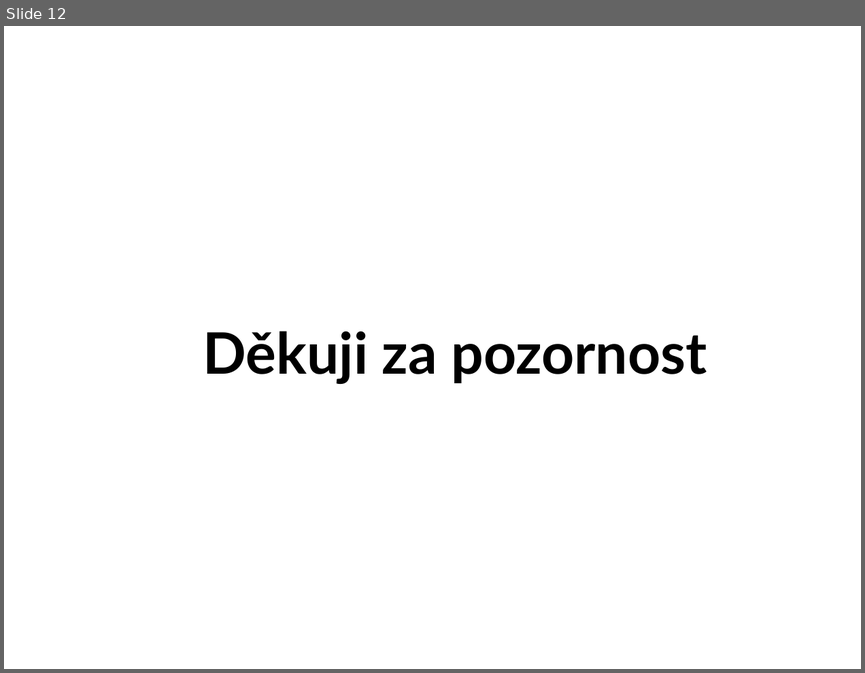
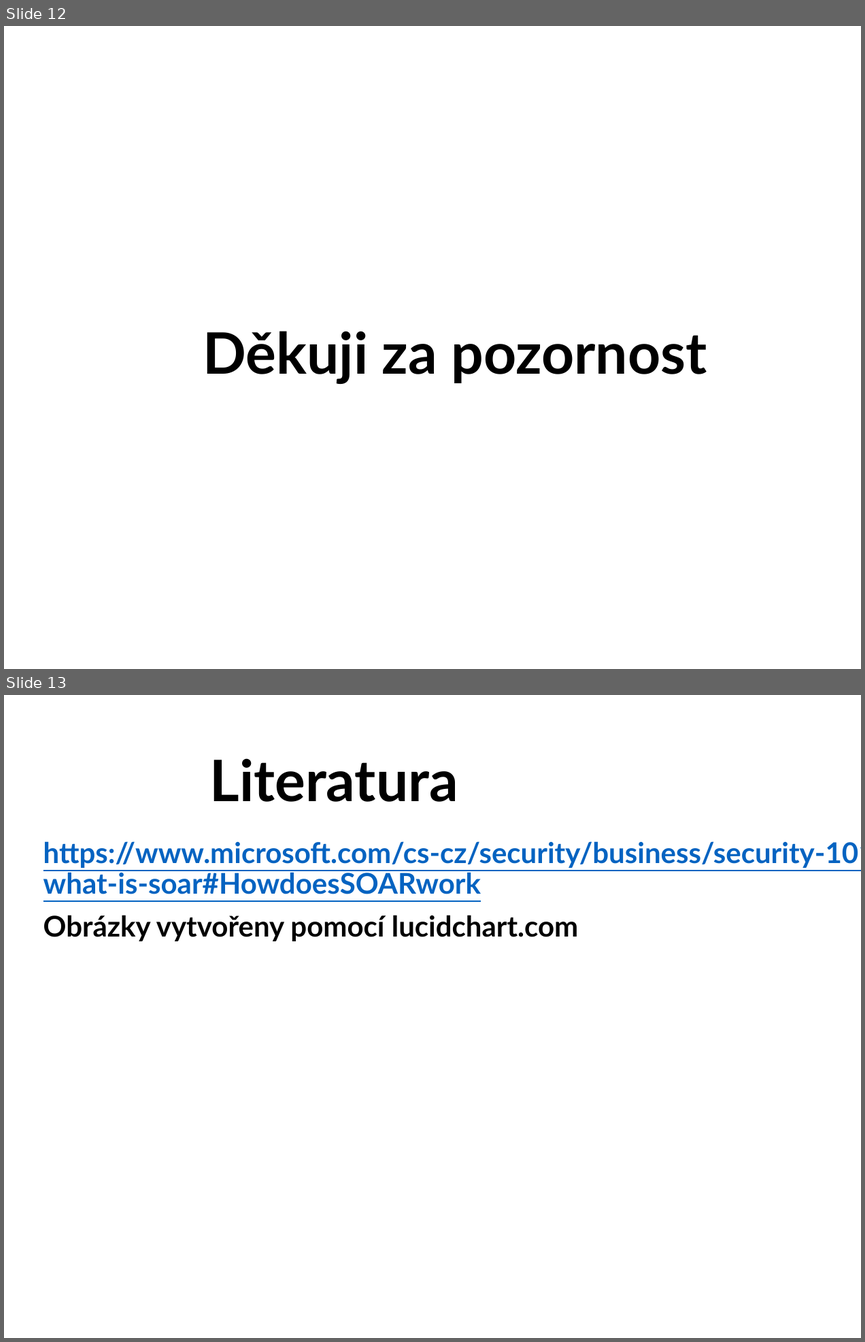
Before and after one commit to zimice/pr5_ndr, a slide deck: kochanek_ndr_prezentace.pptx. Shown one above the other, each under a label of ours: slide 12 before the commit, slides 12 and 13 after it. The pictures are 865x673 and 865x1342 pixels, drawn with LibreOffice and Linux fonts; fonts in the diff are those of the drawing; background and template pictures are left out. Boxes give left, top, right and bottom in pixels: in the first picture for what was removed or moved away, otherwise in the second. Text is boxed around its words. In the diff, an @@ line names an element or a change of style, - is before the commit and + after.

Commit message:
Started working on methods and changed the current status. Also worked on presentation and added vendors and images of SOC, SIEM and SOAR

```diff
--- a/kochanek_ndr_prezentace.pptx
+++ b/kochanek_ndr_prezentace.pptx
@@ slide 13 added at <box>4,695,861,1338</box>, background picture (left out) @@
@@ title added at <box>209,758,458,802</box>, 48 pt, text #000000, bold @@
+Literatura
@@ subtitle added at <box>43,841,861,941</box>, 24 pt, text #0563C1, bold, underline @@
+https://www.microsoft.com/cs-cz/security/business/security-101/what-is-soar#HowdoesSOARwork
+Obrázky vytvořeny pomocí lucidchart.com
```
Also in this commit, not shown: 7 slides changed, 1 other slide added, 1 slide removed, 2 other files.
